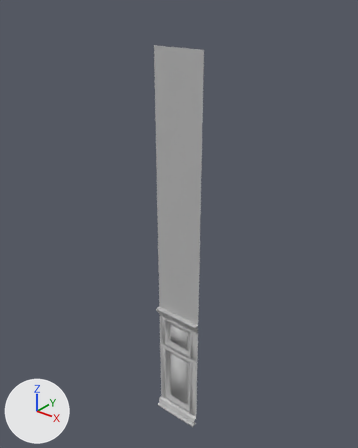
An edit to the FBX model Assets/3DArt/Prefabs Assets/Mansion's Kit/Wall1.fbx, drawn before and after from the same camera.
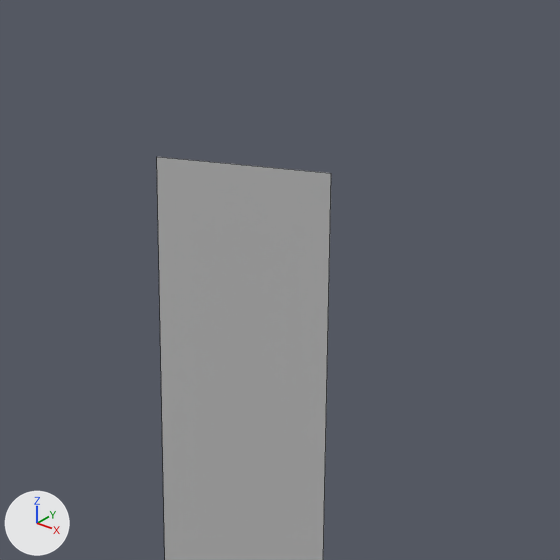
Each version appears first whole from a camera (50 mm lens) standing at (2.837, -3.51, 4.785) and looking at (-0.07, 0.123, 2.532), and next in a close-up on the part from 30% to 75% of the width and 0% to 36% of the height. The axes (+X, +Y, +Z) are drawn at lower left. The lights are the same throughout. The close-ups show mesh edges as thin lines. Where no turn or scale is listed for an object, it has been applied to the vertices.

Before the edit, the objects in view are built like this:
```python
me_mesh = bpy.data.meshes.new('Mesh')
me_mesh.from_pydata(...)  # 182 vertices, 131 faces; spans x -0.28..0.28, y -0.05..0.05, z -2.14..2.14
me_mesh.materials.append(mat_tile_mat)  # grey #bcbcbc
# before: 0 (-0.28, 0.02, -0.68), 1 (0.28, 0.02, -0.68), 2 (-0.28, 0.02, 2.14) at pixel (156, 156), 3 (0.28, 0.02, 2.14) at pixel (331, 173), 98 (0.28, 0.02, -0.68)
# before: 99 (-0.28, 0.02, -0.68), 118 (-0.28, 0.0, -0.68), 119 (0.28, 0.0, -0.68)
ob_wall1 = bpy.data.objects.new('Wall1', me_mesh)
ob_wall1.location = (0.0, 0.0, 2.142)
```
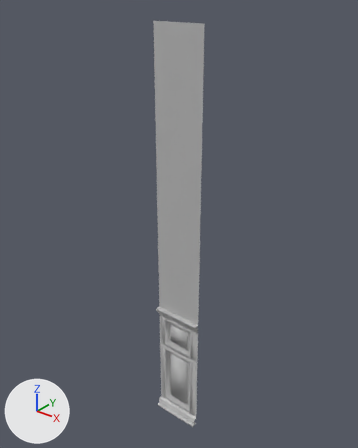
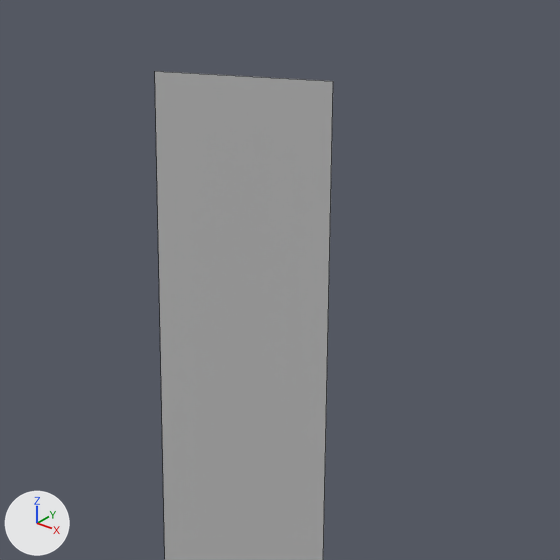
Where the newer file only moved an object's origin or applied its transform, the numbers keep the older frame.

Changed parts and their boxes [x1, y1, x2, y2] in the close-ups (560 x 560 px):
'Wall1', reshaped: before [157, 157, 331, 560]; after [155, 71, 333, 560]

What the commit changed:
me_mesh has 182 vertices, 131 faces and spans x -0.28..0.28, y -0.05..0.05, z -2.14..2.14.
me_mesh is used by ob_wall1; location (0.0, 0.0, 2.142).
Verts and faces of me_mesh; kept vertices keep their numbers, new ones are numbered from 182.
Part 1, on me_mesh:
Vertices deleted: 2, 3 (with the faces that use them).
Faces deleted: (98, 99, 118, 119).
New vertex 182 is at (-0.28, 0.02, 2.35), pixel (154, 71).
New vertex 183 is at (0.28, 0.02, 2.35), pixel (333, 81).
New faces: (0, 118, 119, 1), (98, 183, 182, 99).
